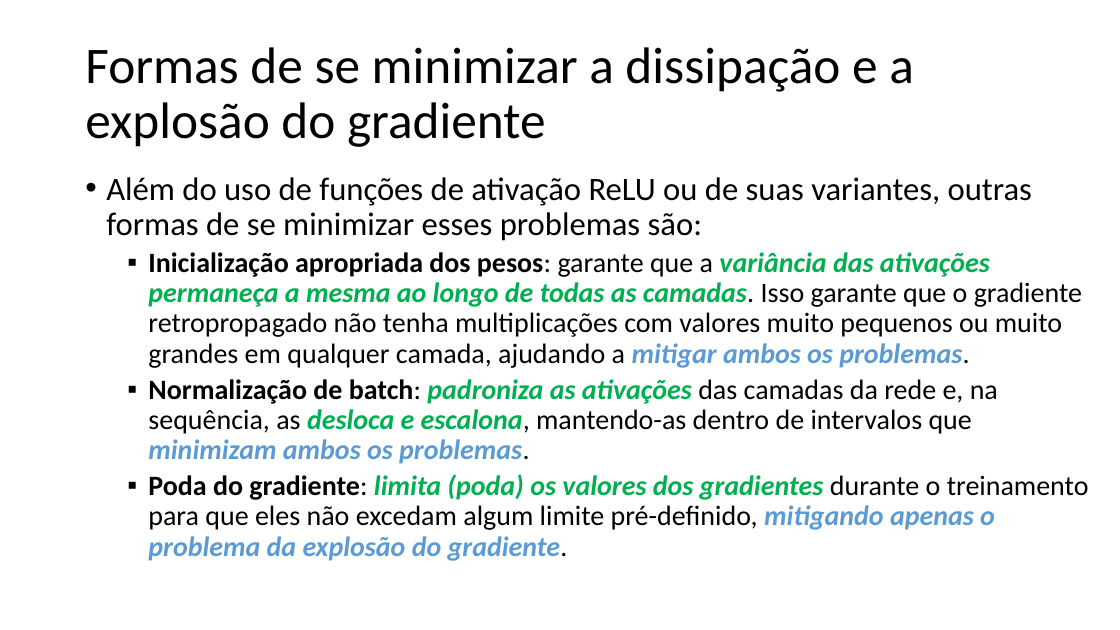
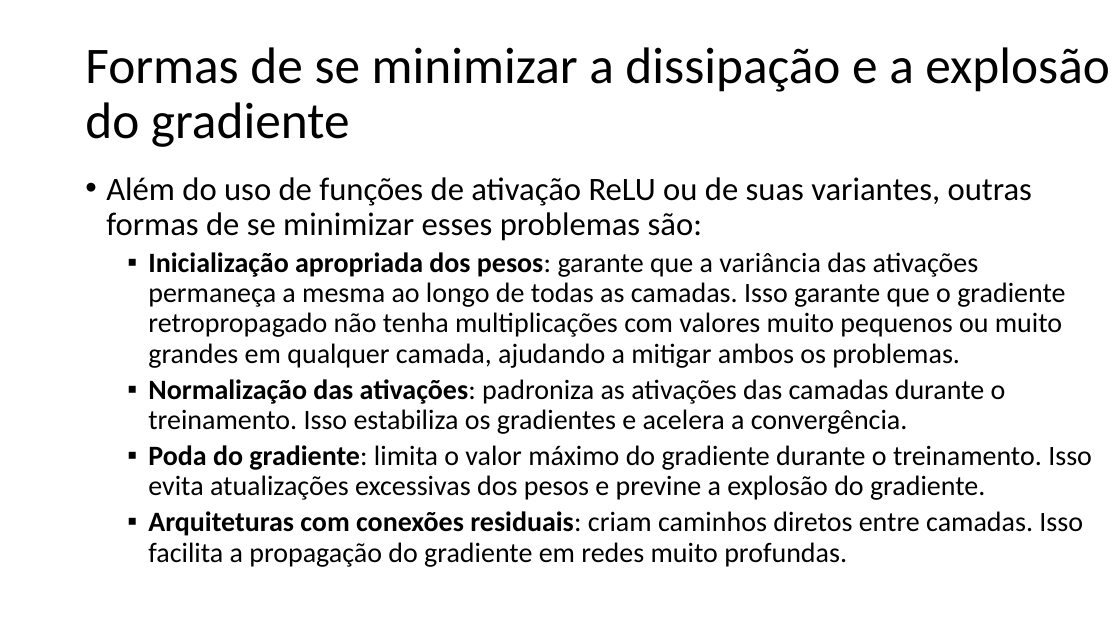
Before and after one commit to zz4fap/c24_inteligencia_artificial, a slide deck: slide 59 of slides/C24_MLP.pptx (slide 58 before the commit). Drawn at 1120x630 pixels with LibreOffice and Linux fonts; fonts in the diff are those of the drawing. Boxes give left, top, right and bottom in pixels: in the first picture for what was removed or moved away, otherwise in the second. Text is boxed around its words. In the diff, an @@ line names an element or a change of style, - is before the commit and + after.

Commit message:
update of slides

```diff
--- a/slides/C24_MLP.pptx
+++ b/slides/C24_MLP.pptx
@@ title "Formas de se minimizar a ..." rewrapped from (85, 47, 914, 147) to (85, 47, 1109, 147) @@
@@ text at (148, 252, 1065, 368): text colour #00B050 to #000000, bold off, italic off in "variância das ativações permaneça a mesma ao ..."; text colour #5B9BD5 to #000000 in "mitigar ambos os problemas." @@
@@ text at (148, 379, 1092, 567): text changed; bold off @@
-  ▪ Normalização de batch: padroniza as ativações das camadas da rede e, na sequência, as desloca e escalona, mantendo-as dentro de intervalos que minimizam ambos os problemas.
-  ▪ Poda do gradiente: limita (poda) os valores dos gradientes durante o treinamento para que eles não excedam algum limite pré-definido, mitigando apenas o problema da explosão do gradiente.
+  ▪ Normalização das ativações: padroniza as ativações das camadas durante o treinamento. Isso estabiliza os gradientes e acelera a convergência.
+  ▪ Poda do gradiente: limita o valor máximo do gradiente durante o treinamento. Isso evita atualizações excessivas dos pesos e previne a explosão do gradiente.
+  ▪ Arquiteturas com conexões residuais: criam caminhos diretos entre camadas. Isso facilita a propagação do gradiente em redes muito profundas.
```
Also in this commit, not shown: 3 other slides changed, 1 slide added, 1 slide removed.
